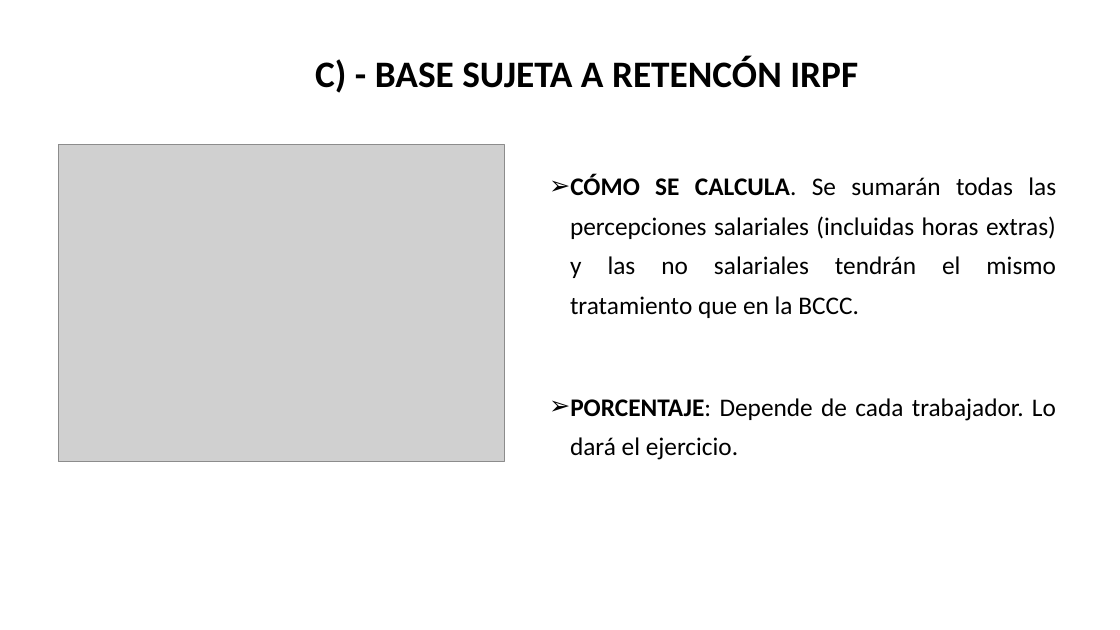
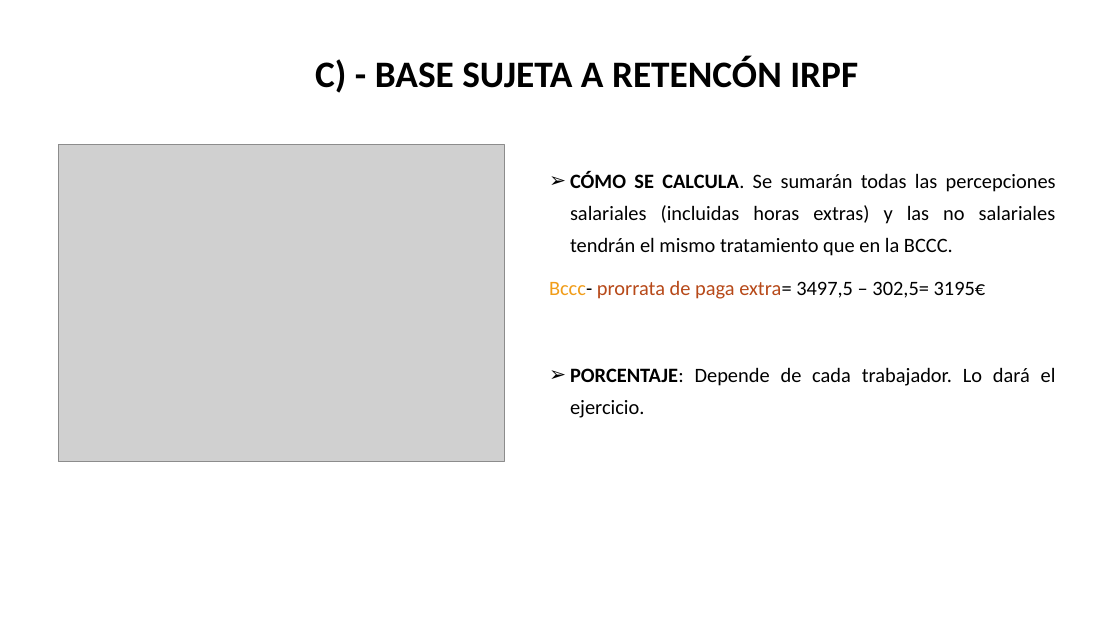
Before and after one commit to DiMaPaGa/daw1, a slide deck: slide 12 of PROGRAMACION/FOL/Tema 4 La nómina 2023.pptx (slide 10 before the commit). Drawn at 1120x630 pixels with LibreOffice and Linux fonts; fonts in the diff are those of the drawing; grey boxes stand for pictures. Boxes give left, top, right and bottom in pixels: in the first picture for what was removed or moved away, otherwise in the second. Text is boxed around its words. In the diff, an @@ line names an element or a change of style, - is before the commit and + after.

```diff
--- a/PROGRAMACION/FOL/Tema 4 La nómina 2023.pptx
+++ b/PROGRAMACION/FOL/Tema 4 La nómina 2023.pptx
@@ text at (570, 171, 1056, 418): size 21.7 to 17.5 pt in "CÓMO SE CALCULA. Se sumarán todas las ...", "PORCENTAJE: Depende de cada trabajador. Lo dará ..." @@
@@ text at (549, 281, 986, 299): paragraph added @@
+Bccc- prorrata de paga extra= 3497,5 – 302,5= 3195€
```
Also in this commit, not shown: 5 other slides changed, 2 slides added, 30 other files.
